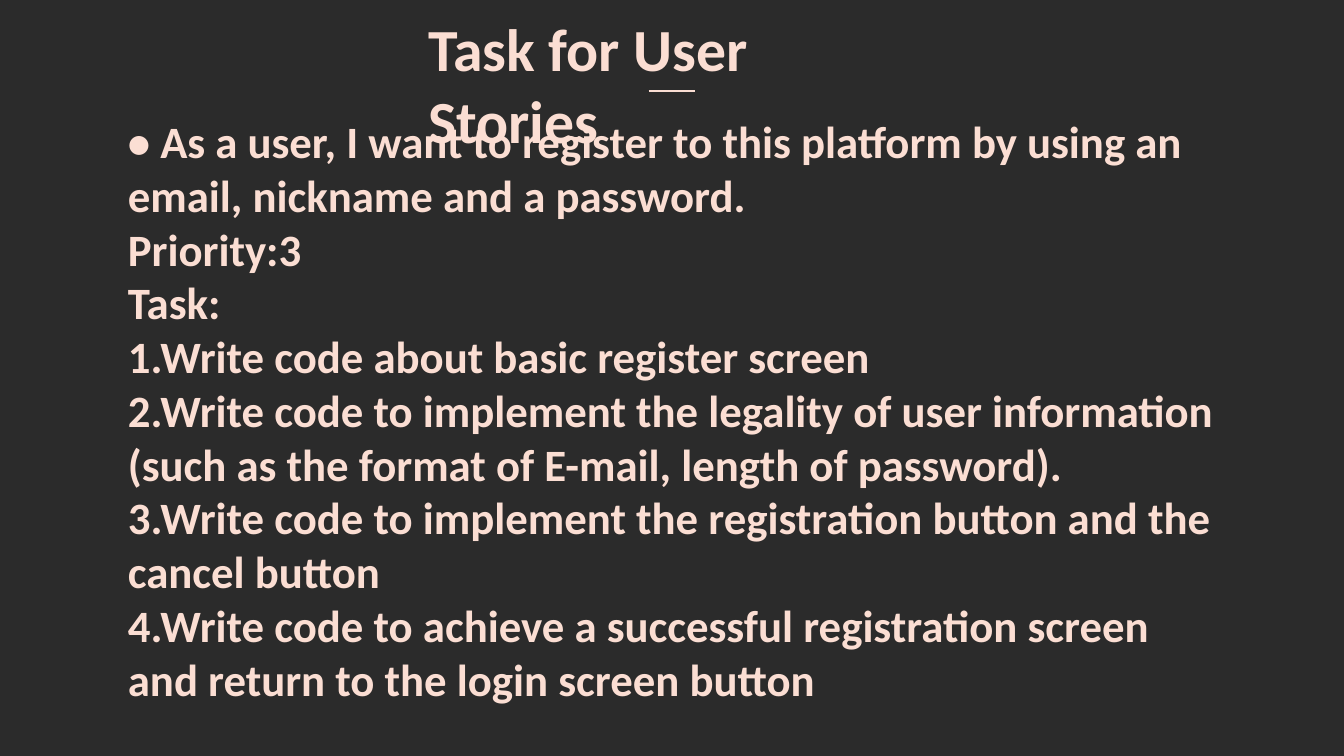
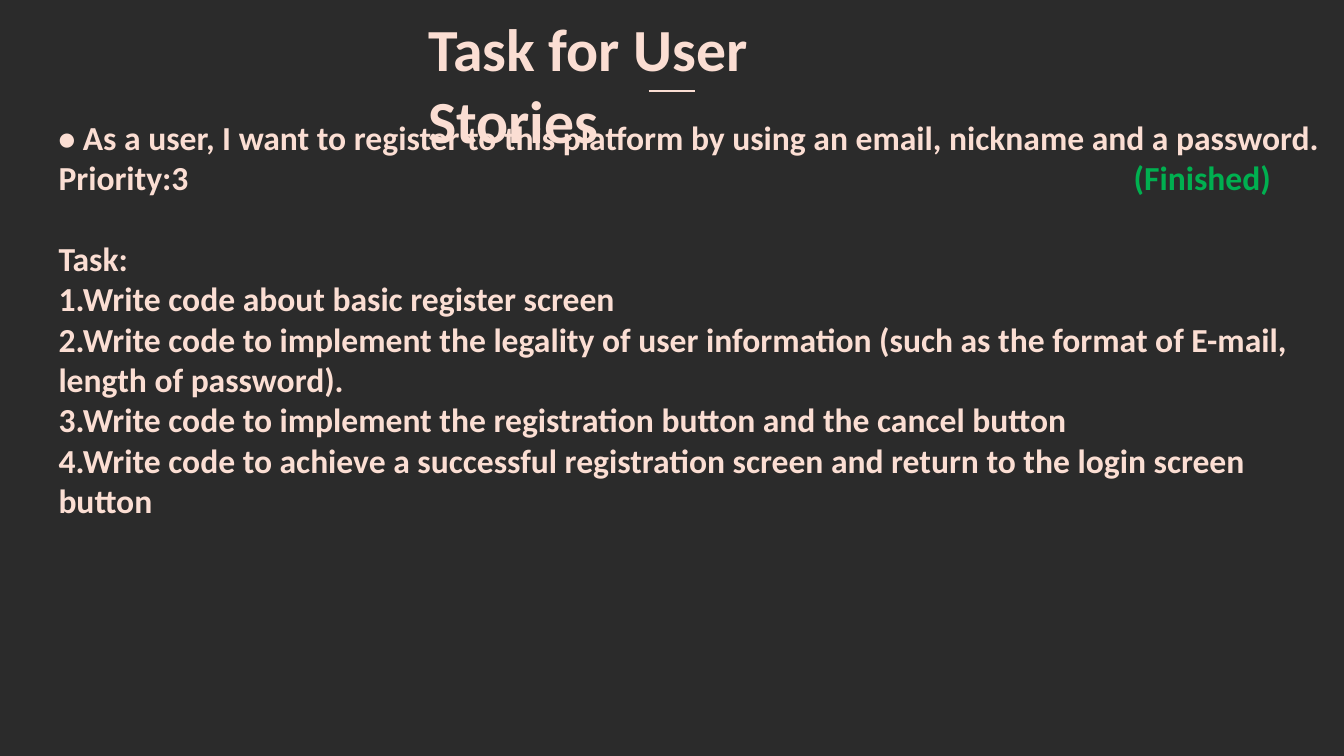
Before and after one commit to JacindaQiong/cs414-fa19-001-Party-A, a slide deck: slide 8 of P2/P2-Power Point.pptx. Drawn at 1344x756 pixels with LibreOffice and Linux fonts; fonts in the diff are those of the drawing; background and template pictures are left out; a plain dark background stands for a picture behind light text. Boxes give left, top, right and bottom in pixels: in the first picture for what was removed or moved away, otherwise in the second. Text is boxed around its words. In the diff, an @@ line names an element or a change of style, - is before the commit and + after.

```diff
--- a/P2/P2-Power Point.pptx
+++ b/P2/P2-Power Point.pptx
@@ text "• As a user, I ...": place and size @@
-text "• As a user, I ..." at box(128, 121, 1213, 704)
+text "• As a user, I ..." at box(59, 122, 1319, 514)
@@ text at box(59, 122, 1319, 196): text changed; size 24 to 18 pt @@
-• As a user, I want to register to this platform by using an email, nickname and a password.
-Priority:3
+• As a user, I want to register to this platform by using an email, nickname and a password. Priority:3 (Finished)
@@ text at box(59, 247, 1286, 514): size 24 to 18 pt in "Task:", "1.Write code about basic register screen", "2.Write code to implement the legality of ...", "3.Write code to implement the registration button ..." and 1 more places @@
```
Also in this commit, not shown: 3 other slides changed.
